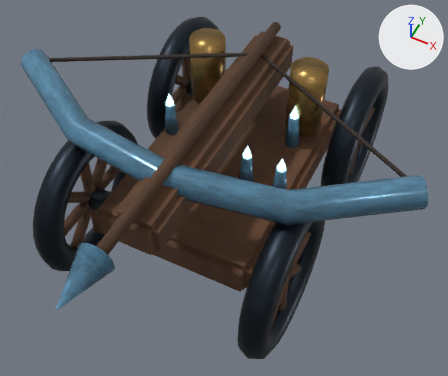
Before and after pictures for a commit that changed the glTF model godot/assets/models/enemy_ice_ballista.glb.
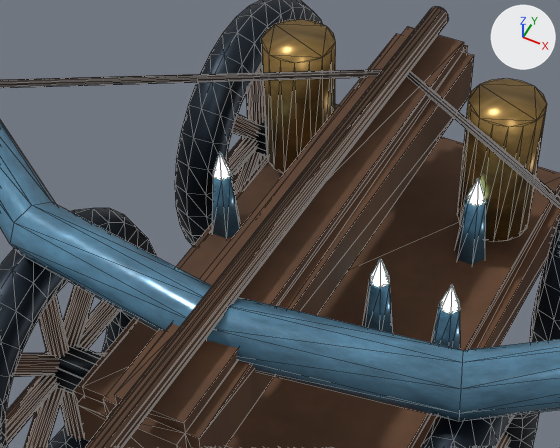
Each version appears first whole from a 50 mm lens placed at (1.71, -3.52, 3.36), pointed at (0.13, -0.36, -0.58), and next in a close-up on the part from 14% to 75% of the width and 5% to 63% of the height. The lights are fixed; the arrows at upper right show +X, +Y and +Z. The first two pictures are the older version. The close-ups show mesh edges as thin lines. Where no turn or scale is listed for an object, it has been applied to the vertices. Vertices at exactly the same position are counted once.

The first close-up shows 'Antique_brass', 'Blue_glacial_ice', 'Forged_black_iron', 'Frost_core', 'Oiled_leather', 'Old_oak', 'Weathered_blue_steel'.
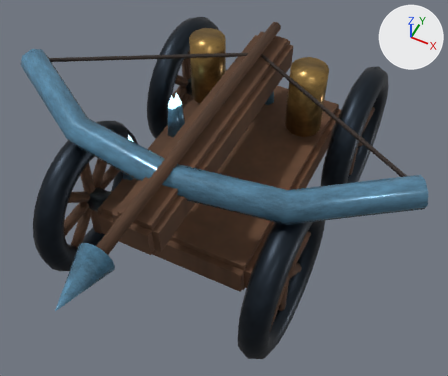
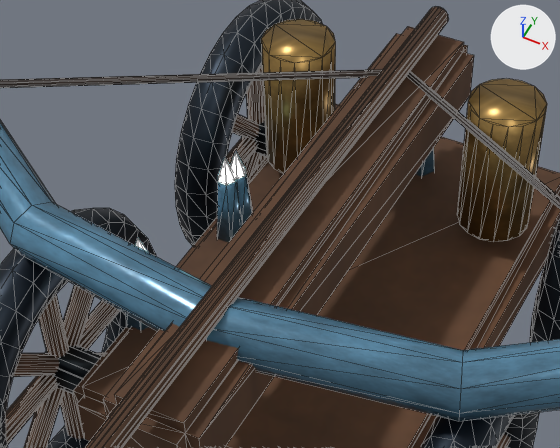
The change, as a diff of the scene's bpy script:
```diff
--- a/godot/assets/models/enemy_ice_ballista.glb.py
+++ b/godot/assets/models/enemy_ice_ballista.glb.py
@@ me_blue_glacial_ice_001 @@
 # used by ob_blue_glacial_ice; location = (0.0, 0.0, 0.0)
-me_blue_glacial_ice_001.from_pydata(...)  # 137 vertices, 214 faces; spans x -1.73..1.73, y -2.29..0.84, z -0.55..0.34
+me_blue_glacial_ice_001.from_pydata(...)  # 137 vertices, 214 faces; spans x -1.73..1.73, y -2.29..0.86, z -0.55..0.34
+# me_blue_glacial_ice_001 part 1: the loose piece of 12 vertices spanning x -0.48..-0.34, y -0.74..-0.61, z -0.55..-0.22 is moved by (-0.23, 0.06, 0.0)
+# me_blue_glacial_ice_001 part 2: the loose piece of 12 vertices spanning x 0.38..0.52, y 0.29..0.42, z -0.55..-0.22 is moved by (-1.01, -0.35, 0.0)
+# me_blue_glacial_ice_001 part 3: the loose piece of 12 vertices spanning x -0.67..-0.52, y -0.04..0.09, z -0.55..-0.22 is moved by (0.61, 0.77, 0.0)
+# me_blue_glacial_ice_001 part 4: the loose piece of 12 vertices spanning x 0.52..0.67, y -0.33..-0.2, z -0.55..-0.22 is moved by (-1.13, 0.32, 0.0)
+# me_blue_glacial_ice_001 part 5: the loose piece of 12 vertices spanning x 0.22..0.36, y -0.32..-0.19, z -0.55..-0.22 is moved by (-0.7, -0.42, 0.0)
+# other edits to the shape of me_blue_glacial_ice_001 do not show in these pictures
 me_blue_glacial_ice_001.materials.append(mat_blue_glacial_ice)
@@ me_frost_core @@
 # used by ob_frost_core; location = (0.0, 0.0, 0.0)
-me_frost_core.from_pydata(...)  # 42 vertices, 60 faces; spans x -0.64..0.64, y -0.72..0.81, z -0.22..-0.1
+me_frost_core.from_pydata(...)  # 42 vertices, 60 faces; spans x -0.68..0.06, y -0.72..0.83, z -0.22..-0.1
+# me_frost_core part 6: the loose piece of 7 vertices spanning x 0.41..0.49, y 0.32..0.39, z -0.22..-0.1 is moved by (-1.01, -0.35, 0.0)
+# me_frost_core part 7: the loose piece of 7 vertices spanning x -0.64..-0.55, y -0.02..0.06, z -0.22..-0.1 is moved by (0.61, 0.77, 0.0)
+# me_frost_core part 8: the loose piece of 7 vertices spanning x -0.18..-0.09, y 0.74..0.81, z -0.22..-0.1 is moved by (-0.49, -1.35, 0.0)
+# me_frost_core part 9: the loose piece of 7 vertices spanning x 0.55..0.64, y -0.3..-0.23, z -0.22..-0.1 is moved by (-1.13, 0.32, 0.0)
+# me_frost_core part 10: the loose piece of 7 vertices spanning x 0.25..0.33, y -0.29..-0.22, z -0.22..-0.1 is moved by (-0.7, -0.42, 0.0)
+# other edits to the shape of me_frost_core do not show in these pictures
 me_frost_core.materials.append(mat_frost_core)
```

Boxes [x1, y1, x2, y2] around the edits, measured in the close-ups (560 x 448 px; the box of a moved part takes in the faces that stretch with it):
'Frost_core', reshaped
    before: [213, 153, 486, 314]
    after: [135, 151, 246, 253]
part 1 of me_blue_glacial_ice_001, moved or reshaped (not visible before)
    after: [126, 314, 148, 330]
part 2 of me_blue_glacial_ice_001, moved or reshaped
    before: [455, 198, 486, 265]
    after: [217, 182, 243, 243]
part 3 of me_blue_glacial_ice_001, moved or reshaped
    before: [212, 176, 240, 239]
    after: [416, 148, 435, 176]
part 4 of me_blue_glacial_ice_001, moved or reshaped
    before: [431, 304, 461, 350]
    after: [236, 174, 253, 224]
part 5 of me_blue_glacial_ice_001, moved or reshaped (not visible afterwards)
    before: [362, 280, 393, 334]
part 6 of me_frost_core, moved or reshaped
    before: [467, 178, 486, 207]
    after: [218, 158, 236, 186]
part 7 of me_frost_core, moved or reshaped (not visible afterwards)
    before: [213, 153, 231, 181]
part 8 of me_frost_core, moved or reshaped (not visible before)
    after: [135, 238, 149, 253]
part 9 of me_frost_core, moved or reshaped
    before: [440, 285, 460, 314]
    after: [230, 151, 246, 180]
part 10 of me_frost_core, moved or reshaped (not visible afterwards)
    before: [370, 259, 390, 288]
